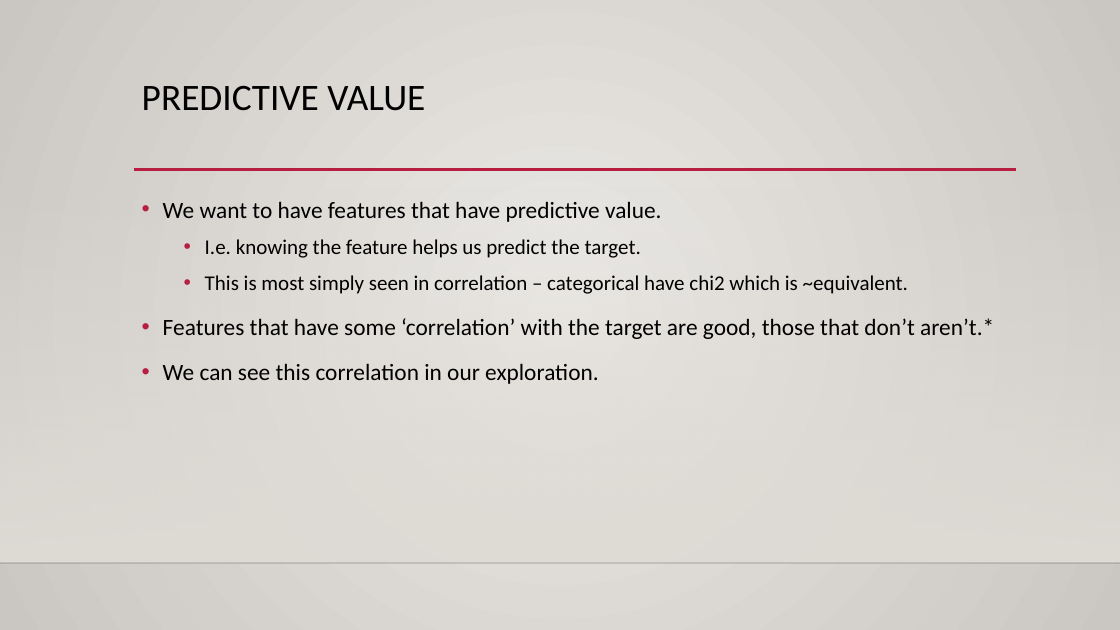
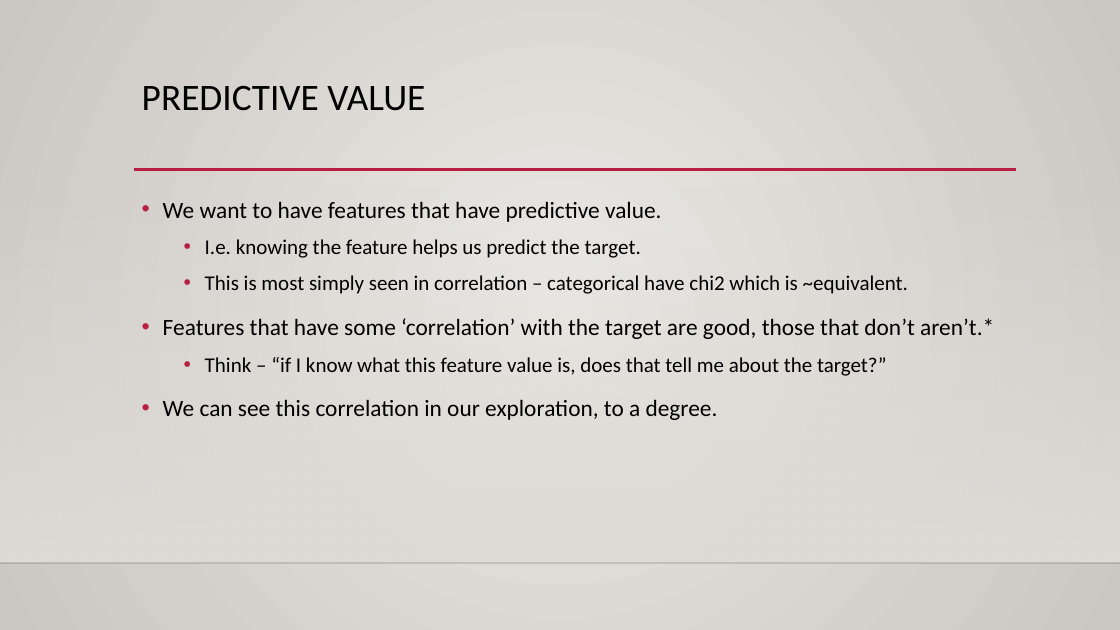
Before and after one commit to AkeemSemper/ML_for_Non_DS_Students, a slide deck: slide 4 of course_resources/slides/Used/018_regression_review_stats.pptx. Drawn at 1120x630 pixels with LibreOffice and Linux fonts; fonts in the diff are those of the drawing; background and template pictures are left out. Boxes give left, top, right and bottom in pixels: in the first picture for what was removed or moved away, otherwise in the second. Text is boxed around its words. In the diff, an @@ line names an element or a change of style, - is before the commit and + after.

Commit message:
up

```diff
--- a/course_resources/slides/Used/018_regression_review_stats.pptx
+++ b/course_resources/slides/Used/018_regression_review_stats.pptx
@@ text at <box>163,357,887,420</box>: text changed; size 20 to 18 pt @@
-• We can see this correlation in our exploration.
+  • Think – “if I know what this feature value is, does that tell me about the target?”
+• We can see this correlation in our exploration, to a degree.
```
Also in this commit, not shown: 1 other slide changed.
